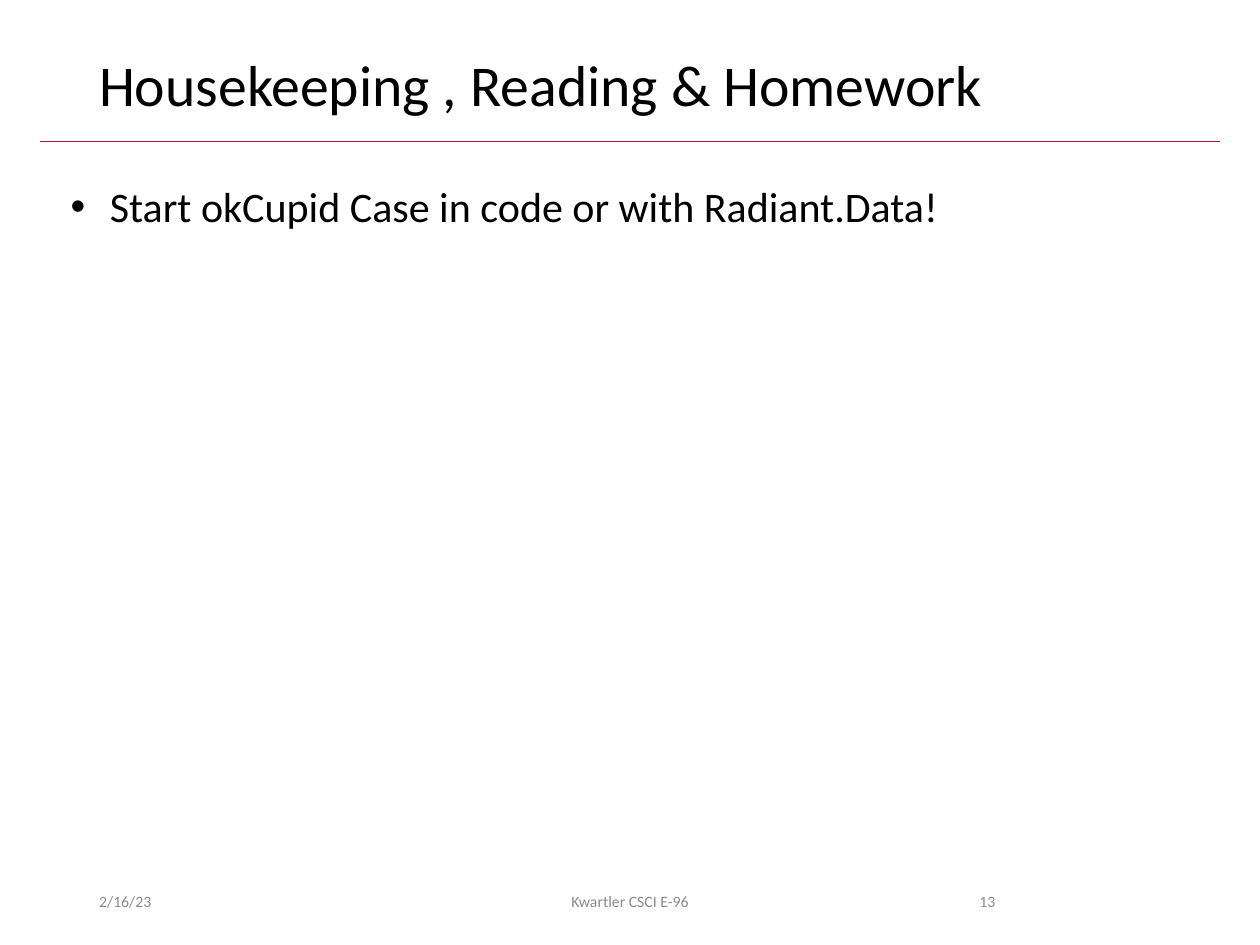
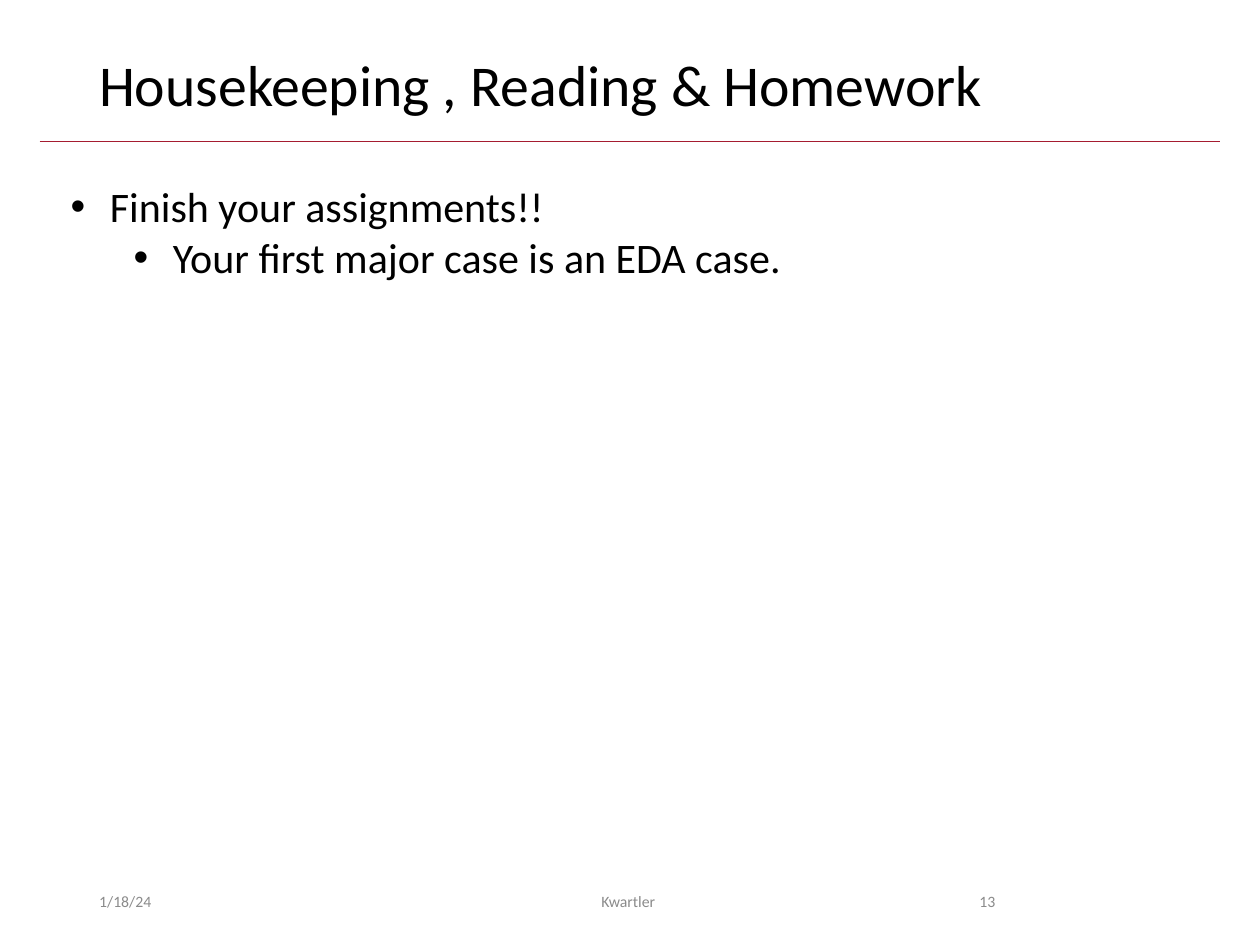
Before and after one commit to kwartler/Hult_Visualizing_Analyzing_Data_with_R, a slide deck: slide 13 of Lessons/B_Intro_to_Analytics/B_EDA_Practice.pptx. Drawn at 1260x945 pixels with LibreOffice and Linux fonts; fonts in the diff are those of the drawing. Boxes give left, top, right and bottom in pixels: in the first picture for what was removed or moved away, otherwise in the second. Text is boxed around its words. In the diff, an @@ line names an element or a change of style, - is before the commit and + after.

```diff
--- a/Lessons/B_Intro_to_Analytics/B_EDA_Practice.pptx
+++ b/Lessons/B_Intro_to_Analytics/B_EDA_Practice.pptx
@@ text at <box>110,192,780,281</box>: text changed @@
-• Start okCupid Case in code or with Radiant.Data!
+• Finish your assignments!!
+  • Your first major case is an EDA case.
@@ text at <box>99,896,151,908</box>: text changed @@
-2/16/23
+1/18/24
@@ text at <box>601,896,655,907</box>: text changed @@
-Kwartler CSCI E-96
+Kwartler
```
Also in this commit, not shown: 12 other slides changed, 9 other files.
